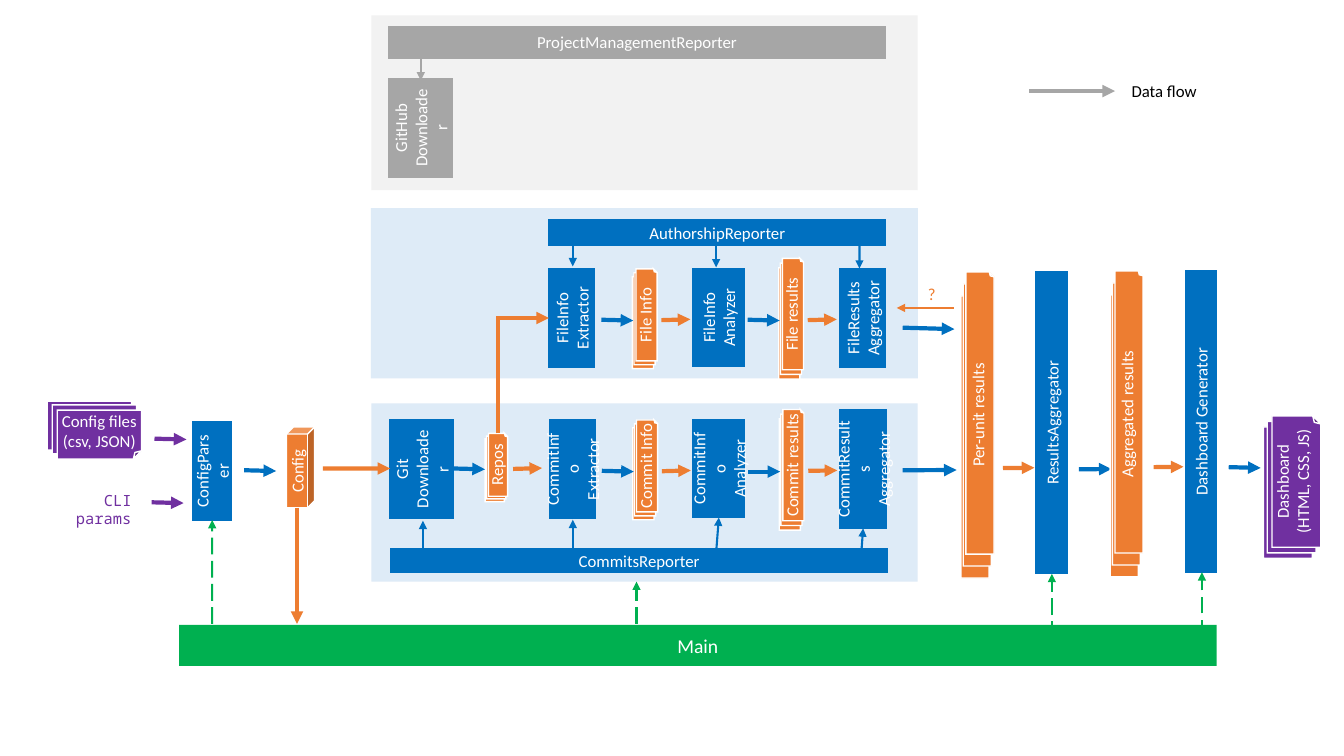
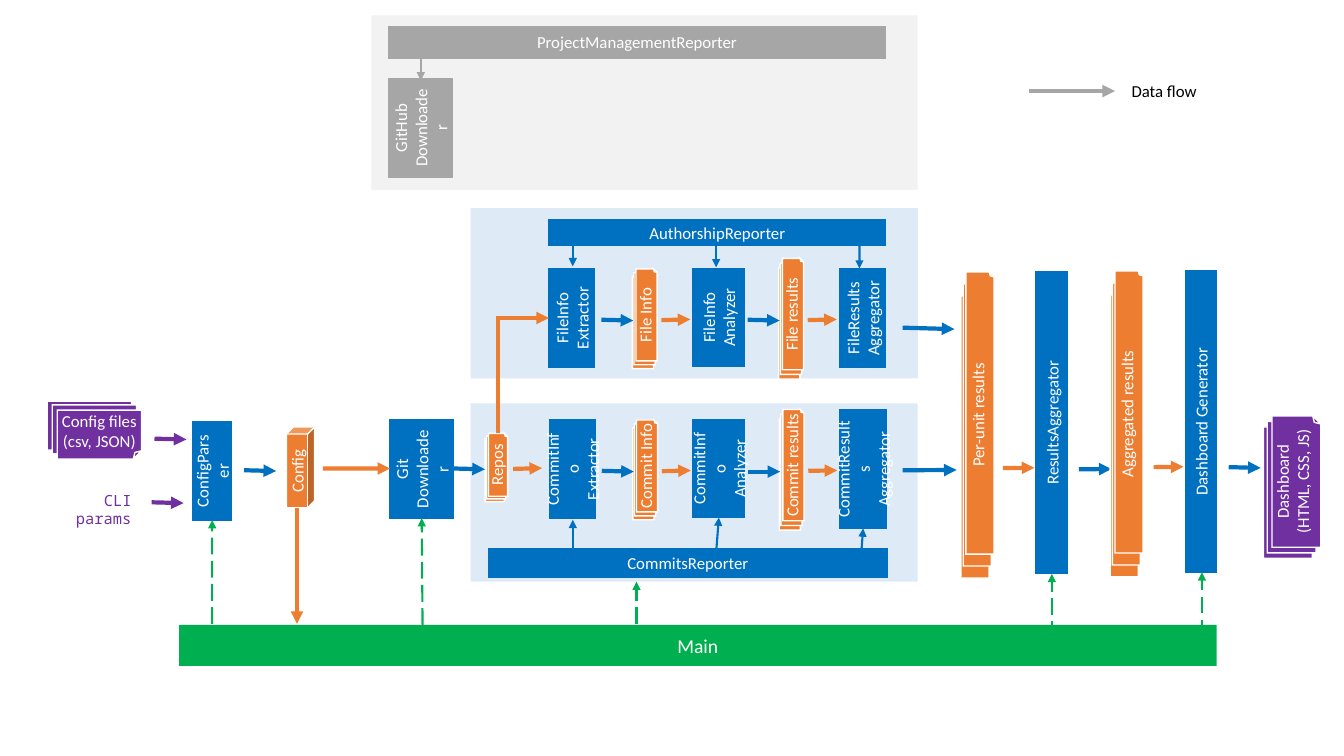
Before and after one commit to reposense/RepoSense, a slide deck: slide 3 of docs/diagrams/diagrams.pptx. Drawn at 1344x756 pixels with LibreOffice and Linux fonts; fonts in the diff are those of the drawing. Boxes give left, top, right and bottom in pixels: in the first picture for what was removed or moved away, otherwise in the second. Text is boxed around its words. In the diff, an @@ line names an element or a change of style, - is before the commit and + after.

```diff
--- a/docs/diagrams/diagrams.pptx
+++ b/docs/diagrams/diagrams.pptx
@@ rectangle: place and size @@
-rectangle at (371, 209, 919, 379)
+rectangle at (471, 209, 919, 379)
@@ text removed at (919, 278, 944, 309) @@
-?
@@ arrow removed from (954, 308) to (897, 308) @@
@@ rectangle: place and size @@
-rectangle at (371, 403, 918, 582)
+rectangle at (471, 403, 918, 582)
@@ arrow added from (422, 625) to (421, 518), #00B050 1.5 pt dashed @@
@@ arrow removed from (423, 548) to (423, 521) @@
@@ rectangle "CommitsReporter": place and size @@
-rectangle "CommitsReporter" at (390, 549, 887, 573)
+rectangle "CommitsReporter" at (489, 548, 888, 577)
```
Also in this commit, not shown: 1 slide removed, 2 other files.
